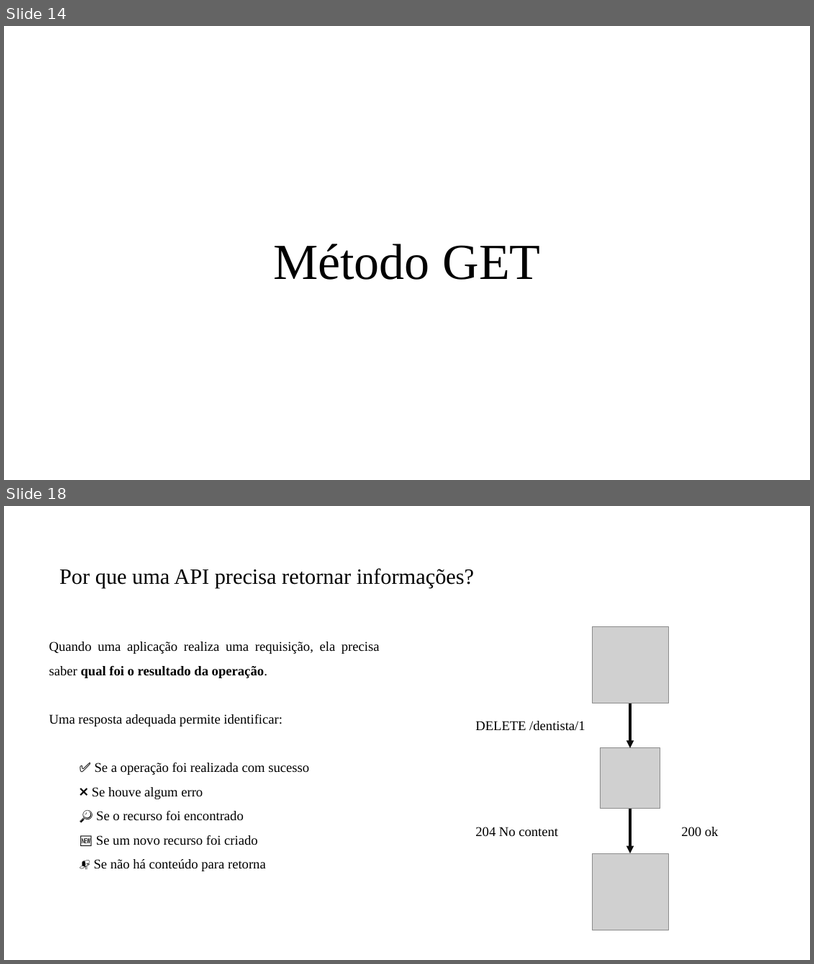
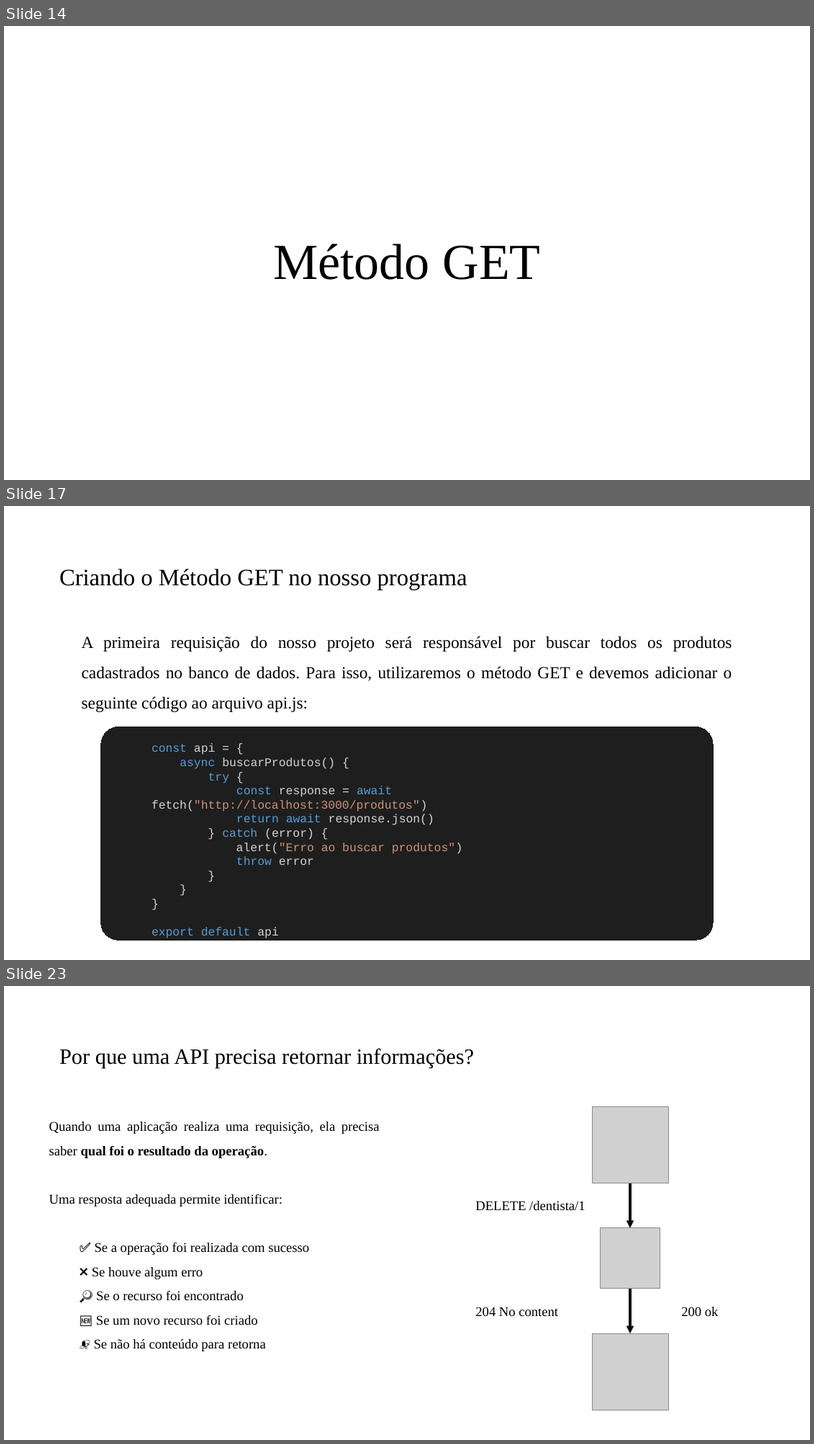
Before and after one commit to PedroMiho/UMC, a slide deck: SI/Programação para Internet/Módulo 2 - JavaScript/Aula03 - Implementado o CRUD/Implementando CRUD.pptx. Shown one above the other, each under a label of ours: slides 14 and 18 before the commit, slides 14, 17 and 23 after it; the slides between them are not shown. The pictures are 814x964 and 814x1444 pixels, drawn with LibreOffice and Linux fonts; fonts in the diff are those of the drawing; grey boxes stand for pictures; background and template pictures are left out. Boxes give left, top, right and bottom in pixels: in the first picture for what was removed or moved away, otherwise in the second. Text is boxed around its words. In the diff, an @@ line names an element or a change of style, - is before the commit and + after.

```diff
--- a/SI/Programação para Internet/Módulo 2 - JavaScript/Aula03 - Implementado o CRUD/Implementando CRUD.pptx
+++ b/SI/Programação para Internet/Módulo 2 - JavaScript/Aula03 - Implementado o CRUD/Implementando CRUD.pptx
@@ slide 17 added at bbox=[4, 506, 810, 960], background #FFFFFF @@
@@ title added at bbox=[59, 569, 468, 590], 28 pt, text #000000 @@
+Criando o Método GET no nosso programa
@@ text added at bbox=[82, 636, 733, 712], 20 pt, text #000000 @@
+A primeira requisição do nosso projeto será responsável por buscar todos os produtos cadastrados no banco de dados. Para isso, utilizaremos o método GET e devemos adicionar o seguinte código ao arquivo api.js:
@@ rounded rectangle added at bbox=[101, 727, 714, 939], fill #1E1E1E, outline #1E1E1E 0.75 pt @@
@@ text added at bbox=[152, 743, 463, 938], 14 pt, text #D4D4D4 @@
+const api = {
+async buscarProdutos() {
+try {
+const response = await fetch("http://localhost:3000/produtos")
+return await response.json()
+} catch (error) {
+alert("Erro ao buscar produtos")
+throw error
+}
+}
+}
+export default api
@@ what was slide 18 is now slide 23 @@
```
Also in this commit, not shown: 1 slide changed, 4 other slides added, 3 other files.
